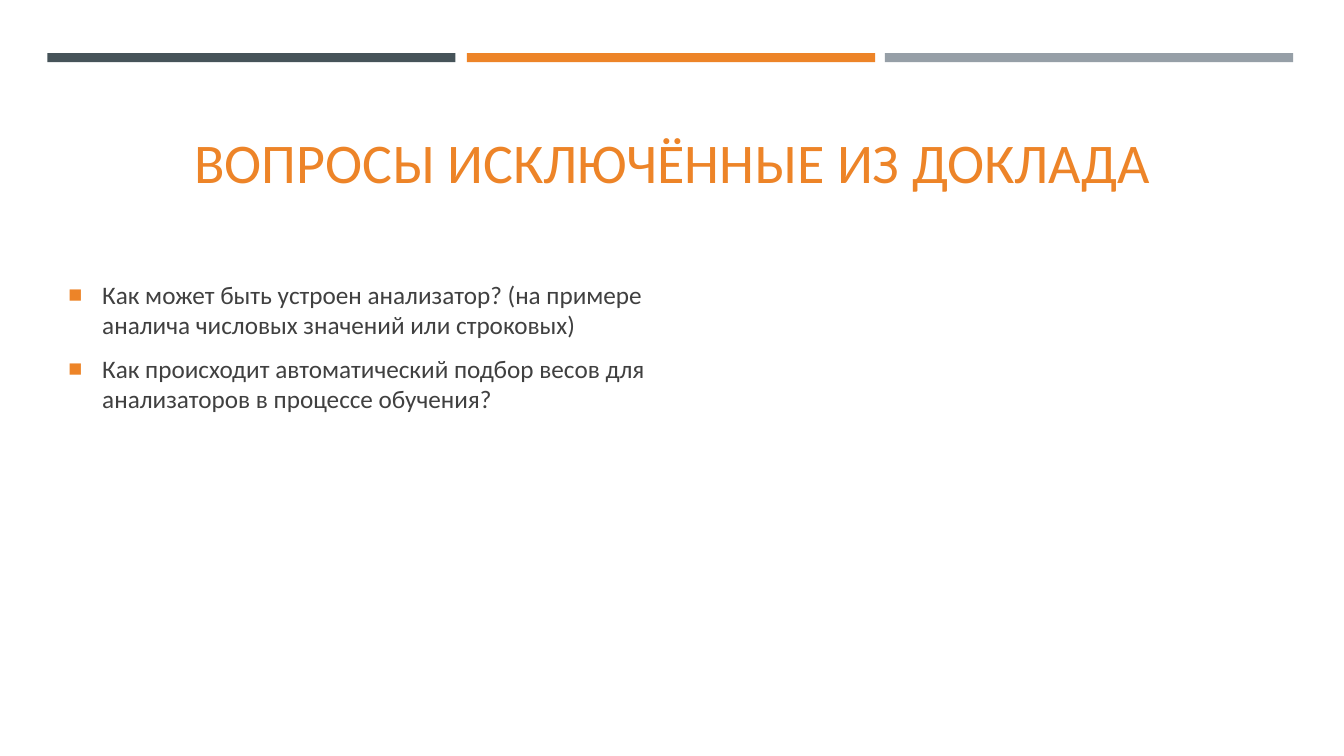
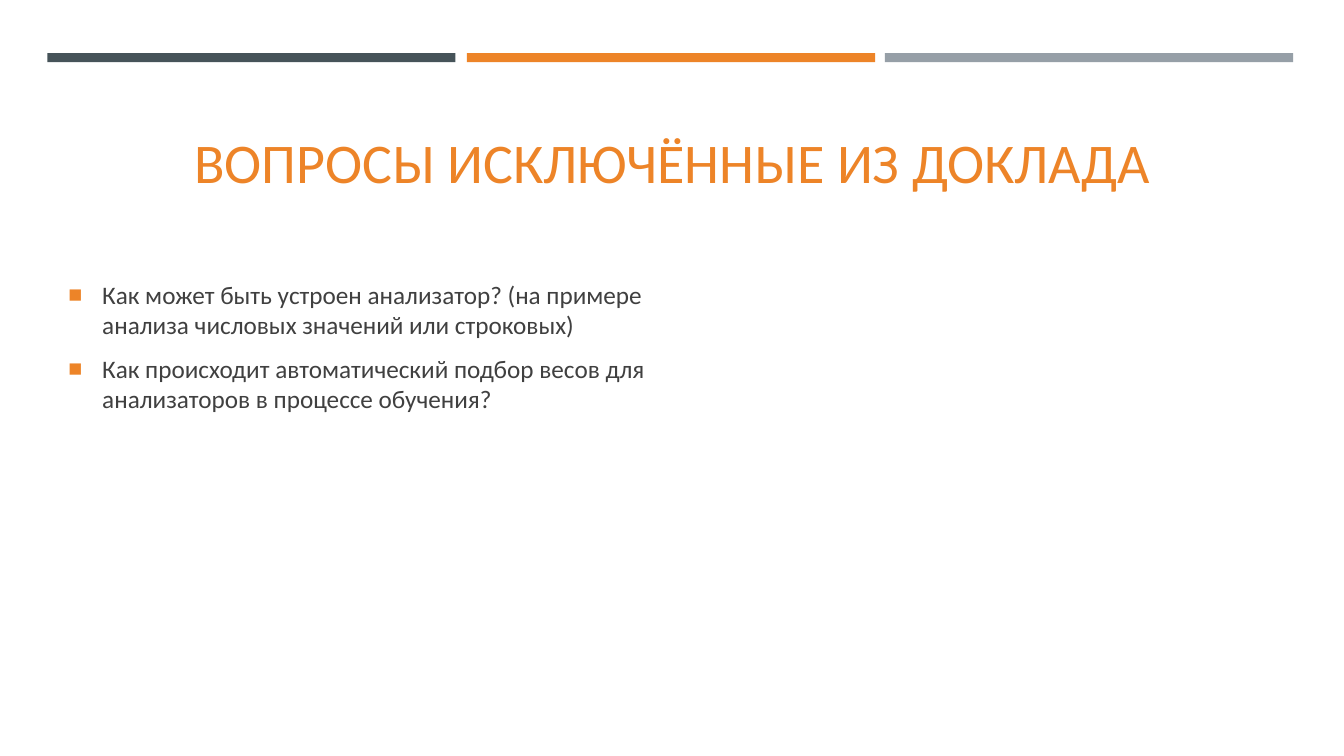
Before and after one commit to SkibaSAY/IPS_University, a slide deck: slide 10 of IPSLib/Documentation/Доклад для конференции/Доклад.pptx (slide 11 before the commit). Drawn at 1344x756 pixels with LibreOffice and Linux fonts; fonts in the diff are those of the drawing. Boxes give left, top, right and bottom in pixels: in the first picture for what was removed or moved away, otherwise in the second. Text is boxed around its words. In the diff, an @@ line names an element or a change of style, - is before the commit and + after.

```diff
--- a/IPSLib/Documentation/Доклад для конференции/Доклад.pptx
+++ b/IPSLib/Documentation/Доклад для конференции/Доклад.pptx
@@ text at (102, 286, 641, 338): text changed @@
-■ Как может быть устроен анализатор? (на примере аналича числовых значений или строковых)
+■ Как может быть устроен анализатор? (на примере анализа числовых значений или строковых)
```
Also in this commit, not shown: 1 other slide changed, 10 slides added, 8 slides removed, 4 other files.
